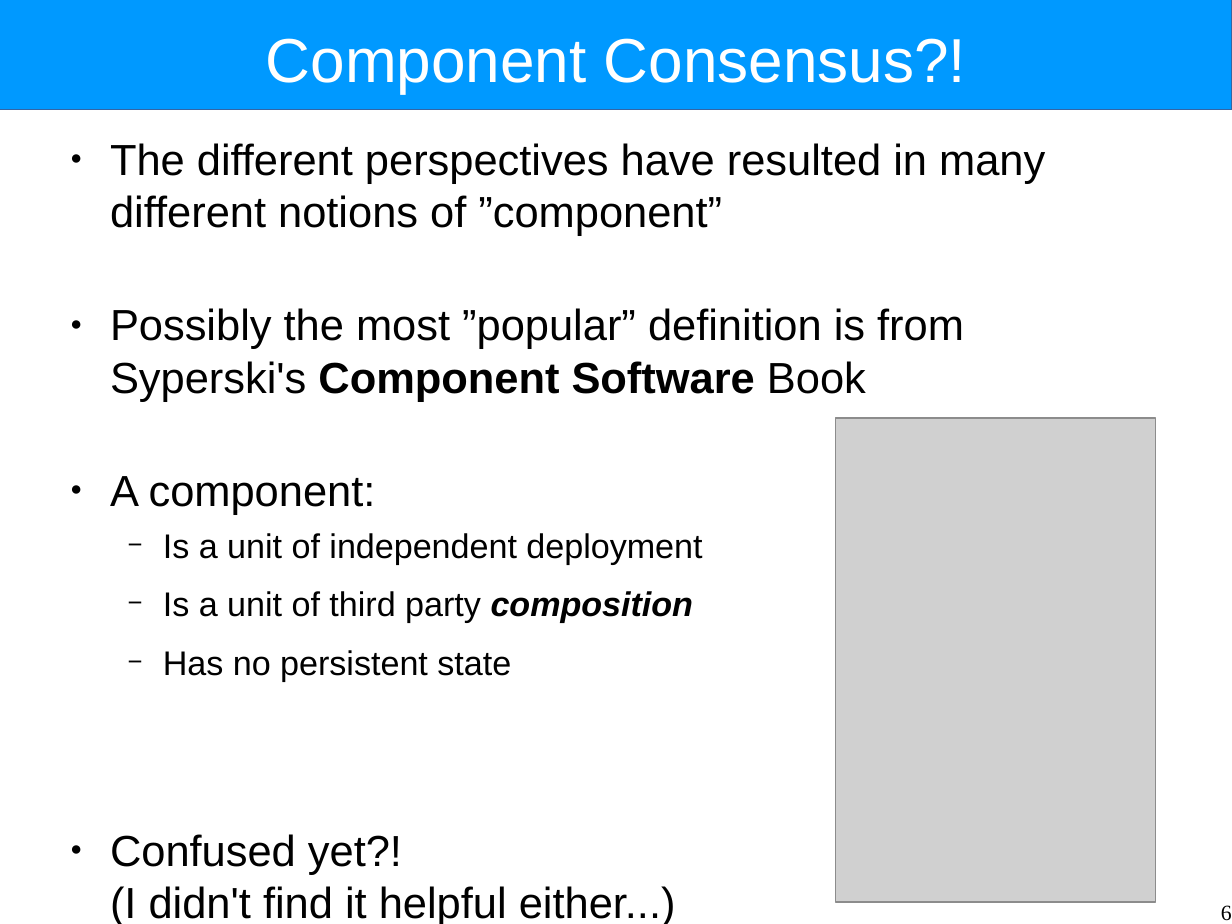
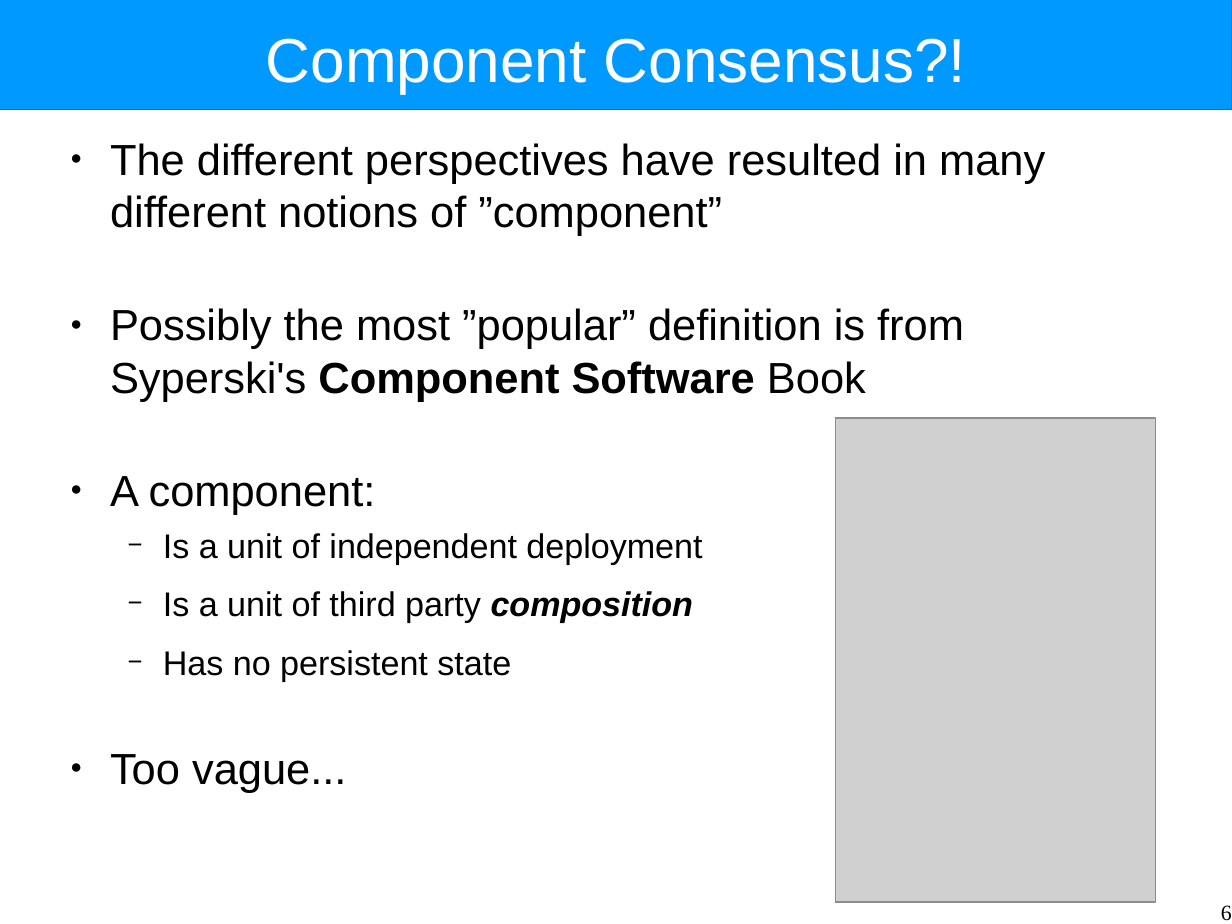
Before and after one commit to Intrinsarc/intrinsarc-evolve, a slide deck: slide 6 of Academic Work/lectures/components.odp. Drawn at 1232x924 pixels with LibreOffice and Linux fonts; fonts in the diff are those of the drawing; grey boxes stand for pictures. Boxes give left, top, right and bottom in pixels: in the first picture for what was removed or moved away, otherwise in the second. Text is boxed around its words. In the diff, an @@ line names an element or a change of style, - is before the commit and + after.

```diff
--- a/Academic Work/lectures/components.odp
+++ b/Academic Work/lectures/components.odp
@@ text at bbox=[110, 754, 346, 793]: text changed @@
-● Confused yet?!
-  (I didn't find it helpful either...)
+● Too vague...
```
Also in this commit, not shown: 12 other slides changed, 25 slides added, 9 slides removed, 3 other files.
